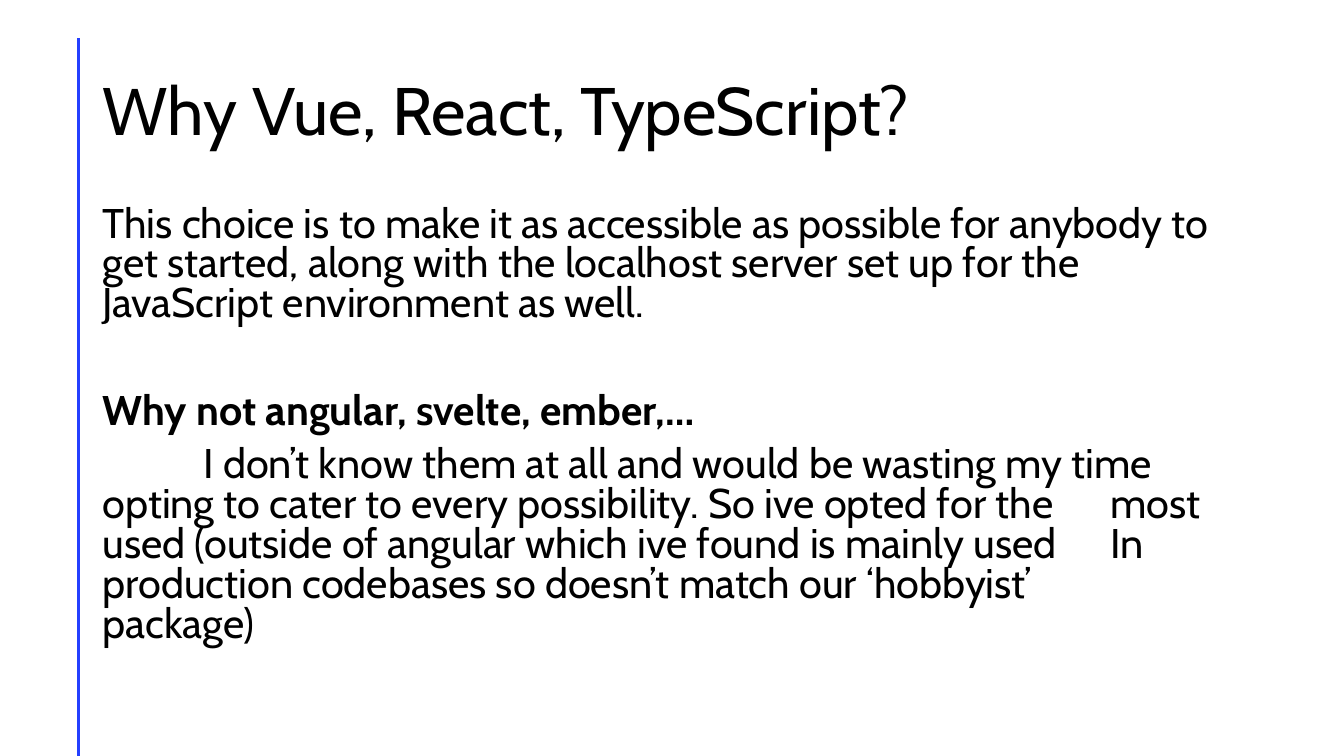
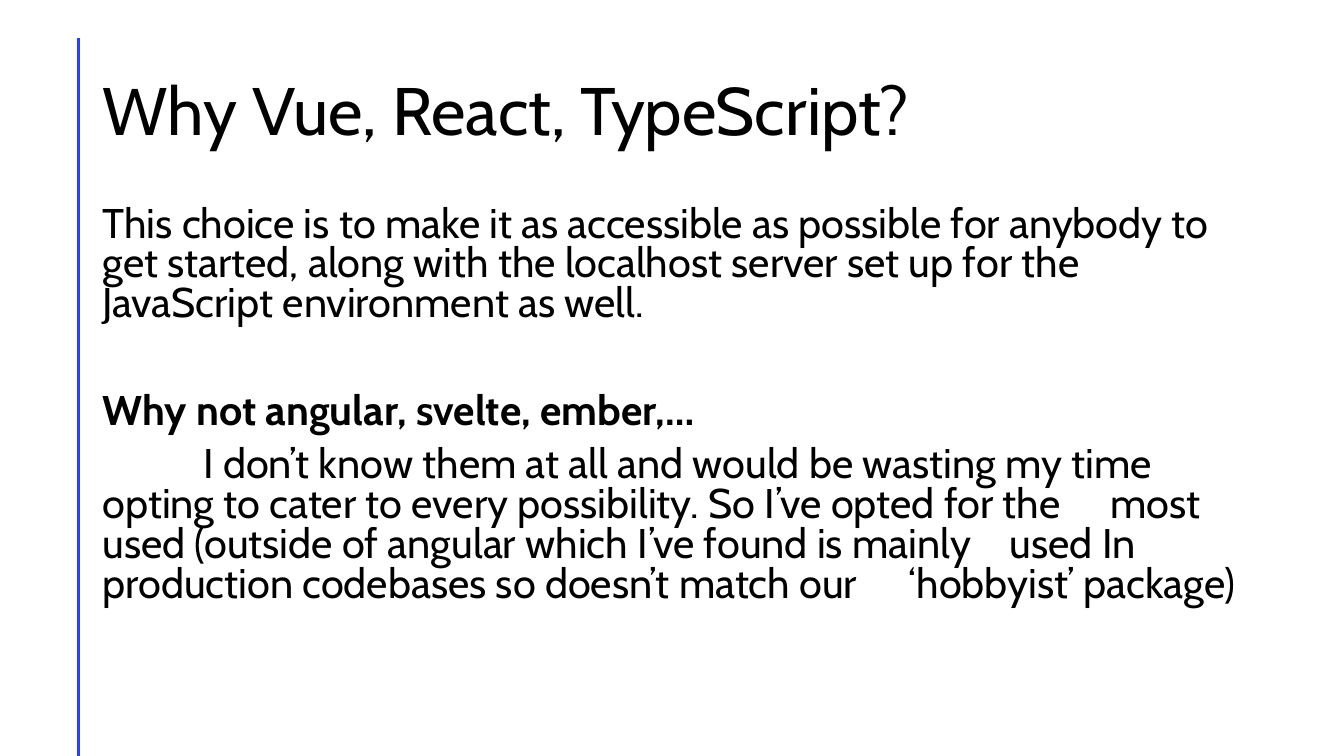
Before and after one commit to callummclu/dissertation, a slide deck: slide 6 of meetings/week 6/week6_presentation.pptx. Drawn at 1344x756 pixels with LibreOffice and Linux fonts; fonts in the diff are those of the drawing. Boxes give left, top, right and bottom in pixels: in the first picture for what was removed or moved away, otherwise in the second. Text is boxed around its words. In the diff, an @@ line names an element or a change of style, - is before the commit and + after.

```diff
--- a/meetings/week 6/week6_presentation.pptx
+++ b/meetings/week 6/week6_presentation.pptx
@@ text at bbox=[102, 447, 1236, 607]: text changed @@
-I don’t know them at all and would be wasting my time opting to cater to every possibility. So ive opted for the most used (outside of angular which ive found is mainly used In production codebases so doesn’t match our ‘hobbyist’ package)
+I don’t know them at all and would be wasting my time opting to cater to every possibility. So I’ve opted for the most used (outside of angular which I’ve found is mainly used In production codebases so doesn’t match our ‘hobbyist’ package)
```
Also in this commit, not shown: 3 other slides changed, 1 slide added.
